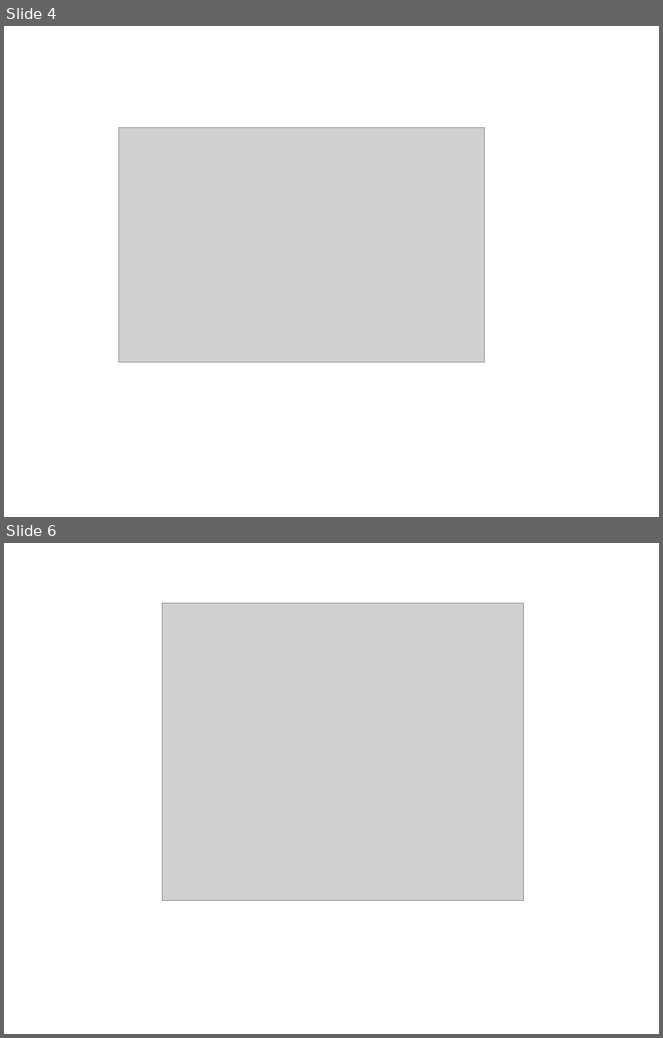
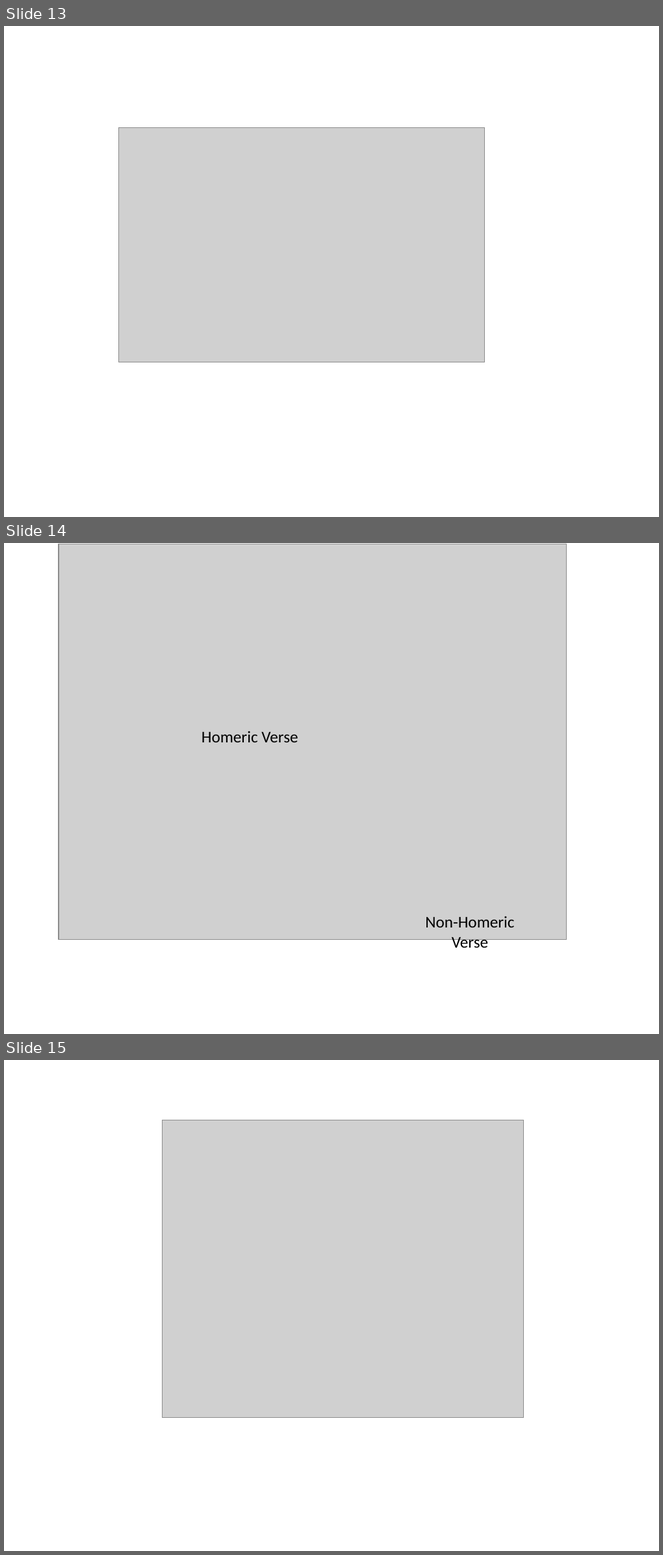
Before and after one commit to rgorman/author_attribution, a slide deck: SBL_talk/sbl_presentation.pptx. Shown one above the other, each under a label of ours: slides 4 and 6 before the commit, slides 13, 14 and 15 after it; the slides between them are not shown. The pictures are 663x1038 and 663x1555 pixels, drawn with LibreOffice and Linux fonts; fonts in the diff are those of the drawing; grey boxes stand for pictures. Boxes give left, top, right and bottom in pixels: in the first picture for what was removed or moved away, otherwise in the second. Text is boxed around its words. In the diff, an @@ line names an element or a change of style, - is before the commit and + after.

Commit message:
Updates to Powerpoint for sbl.

```diff
--- a/SBL_talk/sbl_presentation.pptx
+++ b/SBL_talk/sbl_presentation.pptx
@@ slide 14 added at bbox=[4, 543, 659, 1034], background #FFFFFF @@
@@ picture added at bbox=[59, 544, 566, 940] @@
@@ text added at bbox=[202, 731, 298, 743], 18 pt, text #000000 @@
+Homeric Verse
@@ text added at bbox=[425, 916, 514, 952], 18 pt, text #000000 @@
+Non-Homeric
+Verse
@@ what was slide 4 is now slide 13 @@
@@ what was slide 6 is now slide 15 @@
```
Also in this commit, not shown: 15 other slides added, 1 slide removed.
